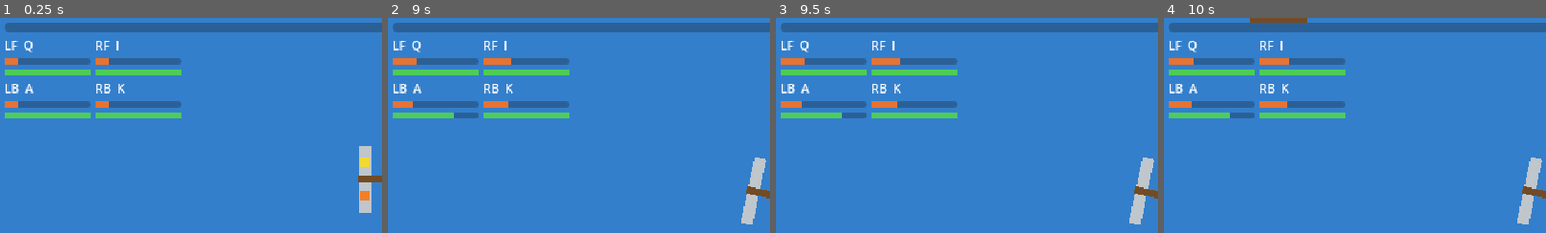
Above: before the commit, frames 1-4 (left to right).
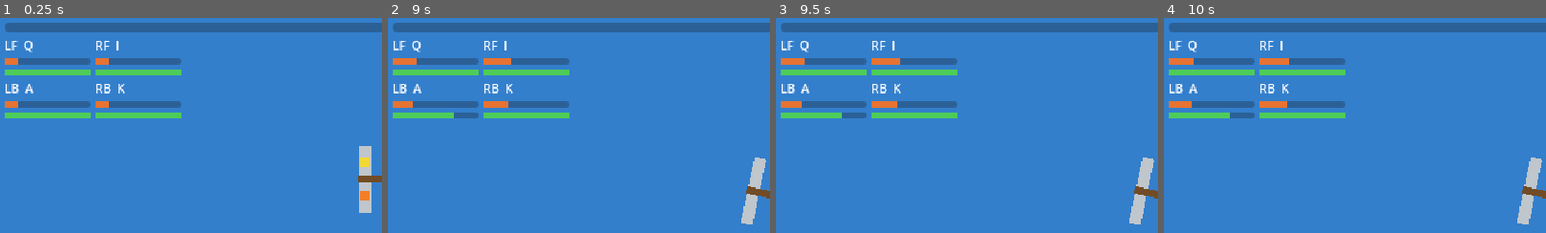
Above: after the commit, the same moments.

Repository: Freakling/PKSEI
Game: Godot game, scene res://scenes/main.tscn
The game is run twice, just before and just after one commit, with the same random seed, the same clock (stepped at 60 frames per second) and the same inputs.
Inputs:
- Up to frame 1 (0.25 s): no input
- Up to frame 2 (9 s): hold F6 (debug_beer_right) 0.53-1.28 s; hold A (stroke_left_back) 1.28-2.03 s; hold F6 (debug_beer_right) 2.03-3.53 s; tap Enter at 3.5, 8.75 s; hold F5 (debug_beer_left) 3.53-5.03 s; hold A (stroke_left_back) 5.03-5.78 s; hold F6 (debug_beer_right) 5.78-8.03 s; tap Space at 8 s; hold A (stroke_left_back) 8.03-8.78 s; hold F5 (debug_beer_left) from 8.78 s (still down)
- Up to frame 3 (9.5 s): keep holding F5 (debug_beer_left)
- Up to frame 4 (10 s): tap Space at 9.5 s; release F5 (debug_beer_left) at 9.53 s; hold F6 (debug_beer_right) from 9.53 s (still down)
The pictures show only the part of the screen within x 0-50%, y 0-50%; the shares and areas given below are measured in that part.

Frames 1-3 are identical in both runs. In frame 4, 0.3% of the frame differs, in the area x 22-38%, y 0-3%.

Commit message:
feat: hazard bands refill from the attempt's seed (T33)
plan_band(tuning, seed, band, generation) seeds each band from a hash
of the three, so plan() is generation 0 band by band and an emptied
band (all its hazards drifted past the shore) respawns at the next
generation, only while it is off-screen above the boat.

Co-Authored-By: Claude Fable 5.1 <noreply@anthropic.com>

Diff:
--- a/scripts/lake.gd
+++ b/scripts/lake.gd
@@ -9,10 +9,14 @@
 ## while his beer is loose; a floating guy bobs and is tinted. When the boat comes within
 ## BoatTuning.pickup_radius of a floating guy the lake calls RunState.pickup(); whenever the boat
 ## touches the shore it calls RunState.shore_touched(), and puts the boat back at its start when
-## RunState answers with a shore reset. The hazards (GDD › Systems › Hazards) are placed from
-## Hazards.plan() at RunState.lake_seed under the Hazards node, on start and again after each
-## shore reset (the seed stays, so the same lake comes back), each scene handed its HazardSpec.
-## No rules and no randomness live here.
+## RunState answers with a shore reset. The hazards (GDD › Systems › Hazards) are placed band by
+## band from Hazards.plan_band() at RunState.lake_seed under the Hazards node, on start and again
+## after each shore reset (the seed stays, so the same lake comes back), each scene handed its
+## HazardSpec. The lake counts each band's hazards still in the tree; once a band has lost them
+## all (a log frees itself past the shore line) it is refilled from the band's next generation,
+## but only while the band is off-screen up-screen of the boat, a whole view plus the camera's
+## lead above it, so a refill never pops into view. No rules and no randomness live here: the
+## plan, and what a band's next generation is, are Hazards'.
 
 const TUNING: LakeTuning = preload("res://data/lake_tuning.tres") as LakeTuning
 const GUY_SIZE: float = 4.0
@@ -25,6 +29,11 @@
 const BOB_PERIOD: float = 1.2
 ## Radius the island's placeholder polygon is drawn at; it is scaled to LakeTuning.island_radius.
 const ISLAND_ART_RADIUS: float = 60.0
+## The viewport's height in pixels (project settings, 640×360). An emptied band is refilled only
+## once its near edge is this plus BoatTuning.camera_lead up-screen of the boat: the camera sits
+## at the boat plus at most camera_lead of lead and sees half this above itself, so the band is
+## out of view with half a view to spare.
+const VIEW_HEIGHT: float = 360.0
 
 @onready var _boat: CharacterBody2D = $Catamaran
 @onready var _shore: StaticBody2D = $Shore
@@ -40,6 +49,10 @@
 ## One marker per seat in the water: a Node2D holding a "Guy" and a "Beer" square.
 var _markers: Dictionary[int, Node2D] = {}
 var _bob_clock: float = 0.0
+## Per band with hazards: the generation spawned last, and how many of its hazards are still in
+## the tree. A band that spawned nothing is not kept, so it is never refilled.
+var _generation: Dictionary[int, int] = {}
+var _alive: Dictionary[int, int] = {}
 
 
 func _ready() -> void:
@@ -63,6 +76,7 @@
 	var tuning: BoatTuning = RunState.paddling.tuning
 	for seat: int in RunState.rescue.within_reach(_boat.position, tuning.pickup_radius):
 		RunState.pickup(seat)
+	_refill_bands(tuning.camera_lead)
 	_show_swimmers(delta)
 
 
@@ -76,23 +90,59 @@
 	_spawn_hazards()
 
 
-## Replaces the hazards with this attempt's: the plan for RunState.lake_seed, each placement's
-## scene instanced under Hazards at its position with its spec. Debug builds print the seed, so
-## a lake can be had again.
+## Replaces the hazards with this attempt's as launched: every band at generation 0 of the plan
+## for RunState.lake_seed. The old ones leave the tree now, not at queue_free's deferred time,
+## so their tree_exited counts against the bands being dropped, not the new ones. Debug builds
+## print the seed, so a lake can be had again.
 func _spawn_hazards() -> void:
 	for child: Node in _hazards.get_children():
+		_hazards.remove_child(child)
 		child.queue_free()
-	var lake_seed: int = RunState.lake_seed
+	_generation.clear()
+	_alive.clear()
 	if OS.is_debug_build() or OS.has_feature("dev_tools"):
-		print("lake seed %d" % lake_seed)
-	for placement: Hazards.Placement in Hazards.plan(TUNING, lake_seed):
+		print("lake seed %d" % RunState.lake_seed)
+	for band: int in Hazards.band_count(TUNING):
+		_spawn_band(band, 0)
+
+
+## Spawns one band at one generation: each placement's scene instanced under Hazards at its
+## position with its spec, counted for the band until it leaves the tree. A band that spawns
+## nothing (no spec with a scene) is forgotten, so it is never refilled.
+func _spawn_band(band: int, generation: int) -> void:
+	_generation[band] = generation
+	_alive[band] = 0
+	for placement: Hazards.Placement in Hazards.plan_band(TUNING, RunState.lake_seed, band, generation):
 		var spec: HazardSpec = TUNING.hazards[placement.spec]
 		if spec.scene == null:
 			continue
 		var hazard: Node2D = spec.scene.instantiate() as Node2D
 		hazard.position = placement.position
 		hazard.set(&"spec", spec)
+		hazard.tree_exited.connect(_on_hazard_gone.bind(band))
 		_hazards.add_child(hazard)
+		_alive[band] += 1
+	if _alive[band] == 0:
+		_generation.erase(band)
+		_alive.erase(band)
+
+
+## A hazard left the tree (a log past the shore line frees itself): one fewer in its band.
+func _on_hazard_gone(band: int) -> void:
+	if _alive.has(band):
+		_alive[band] -= 1
+
+
+## Refills every band that has lost all its hazards from its next generation, once the band's
+## near edge is a whole view plus the camera's lead up-screen of the boat, so the refill is out
+## of view. A band still in view, or behind the boat, waits.
+func _refill_bands(camera_lead: float) -> void:
+	for band: int in _alive.keys():
+		if _alive[band] > 0:
+			continue
+		var near_y: float = -Hazards.near_edge(TUNING, band)
+		if _boat.position.y - near_y >= VIEW_HEIGHT + camera_lead:
+			_spawn_band(band, _generation[band] + 1)
 
 
 ## Whether the boat slid against the shore last frame.
--- a/scripts/systems/hazards.gd
+++ b/scripts/systems/hazards.gd
@@ -8,9 +8,15 @@
 ## (y = -(island_distance - island_radius)), split up-screen into bands of band_length pixels,
 ## the last one possibly shorter. Each band draws round(density_curve) hazards from
 ## tuning.hazards, in proportion to HazardSpec.weight among the specs whose first_band allows the
-## band, each at a position inside the band, all from one RandomNumberGenerator seeded with the
-## attempt's seed: the same seed and tuning always give the same lake. lake.gd instances the
-## placements under its Hazards node.
+## band, each at a position inside the band.
+##
+## The attempt's seed is the one truth. Each band is planned on its own
+## (plan_band(tuning, seed, band, generation)) from a RandomNumberGenerator seeded with
+## band_seed(): a hash of the seed, the band and the band's generation, so the same seed and
+## tuning always give the same lake, and a band whose hazards have all drifted past the shore can
+## be re-planned at the next generation without touching the others. plan() is the whole lake at
+## generation 0, band by band. lake.gd instances the placements under its Hazards node and
+## refills an emptied band from its next generation.
 ##
 ## The effects palette (GDD › Systems › Hazards, Effects) lives on RunState, which the boat and
 ## the guys answer to; a hazard scene calls beer_overboard(hull, at), shove(impulse),
@@ -47,6 +53,12 @@
 	return ceili(span(tuning) / tuning.band_length)
 
 
+## Distance from the shore line to a band's near edge (the one toward the shore): the launch
+## margin for the first band, a band_length further for each band after it.
+static func near_edge(tuning: LakeTuning, band: int) -> float:
+	return tuning.launch_margin + band * tuning.band_length
+
+
 ## Hazards a band draws: density_curve sampled at the band's place in the lake (0 the first
 ## band, 1 the island band), rounded, never negative.
 static func density(tuning: LakeTuning, band: int) -> int:
@@ -67,18 +79,37 @@
 	return specs
 
 
-## Every hazard of the lake for this seed, band by band from the launch margin.
+## The RNG seed a band's plan is drawn from: a hash of the attempt's seed, the band and its
+## generation (0 the lake as launched, one more each time the band is refilled), so each triple
+## has its own reproducible draw.
+static func band_seed(lake_seed: int, band: int, generation: int) -> int:
+	return hash("%d:%d:%d" % [lake_seed, band, generation])
+
+
+## Every hazard of the lake for this seed as launched: each band's generation 0, band by band
+## from the launch margin.
 static func plan(tuning: LakeTuning, lake_seed: int) -> Array[Placement]:
-	var rng: RandomNumberGenerator = RandomNumberGenerator.new()
-	rng.seed = lake_seed
 	var placements: Array[Placement] = []
 	for band: int in band_count(tuning):
-		var specs: Array[int] = allowed(tuning, band)
-		if specs.is_empty():
-			continue
-		for i: int in density(tuning, band):
-			var spec: int = draw(tuning, specs, rng)
-			placements.append(Placement.new(spec, band, place(tuning, band, rng)))
+		placements.append_array(plan_band(tuning, lake_seed, band, 0))
+	return placements
+
+
+## One band's hazards at one generation: its density's worth of weighted draws, each placed
+## inside the band, from an RNG seeded with band_seed(). Nothing for a band outside the planned
+## water, or one no spec may be drawn in.
+static func plan_band(tuning: LakeTuning, lake_seed: int, band: int, generation: int) -> Array[Placement]:
+	var placements: Array[Placement] = []
+	if band < 0 or band >= band_count(tuning):
+		return placements
+	var specs: Array[int] = allowed(tuning, band)
+	if specs.is_empty():
+		return placements
+	var rng: RandomNumberGenerator = RandomNumberGenerator.new()
+	rng.seed = band_seed(lake_seed, band, generation)
+	for i: int in density(tuning, band):
+		var spec: int = draw(tuning, specs, rng)
+		placements.append(Placement.new(spec, band, place(tuning, band, rng)))
 	return placements
 
 
@@ -100,6 +131,6 @@
 ## ending at the island's near edge.
 static func place(tuning: LakeTuning, band: int, rng: RandomNumberGenerator) -> Vector2:
 	var half: float = tuning.lake_width * 0.5
-	var near: float = tuning.launch_margin + band * tuning.band_length
+	var near: float = near_edge(tuning, band)
 	var far: float = minf(near + tuning.band_length, far_edge(tuning))
 	return Vector2(rng.randf_range(-half, half), -rng.randf_range(near, far))
--- a/tests/test_hazards.gd
+++ b/tests/test_hazards.gd
@@ -4,7 +4,9 @@
 ## the effects palette (beer overboard, shove, snag, stop, forced break, water aboard) exists as
 ## calls on RunState that the boat and the guys answer to (GDD › Systems › Hazards, Effects).
 ## Hazards are planned only between the launch margin and the island's near edge, and the seed
-## is drawn per attempt (new_attempt), not per shore reset.
+## is drawn per attempt (new_attempt), not per shore reset. T33: each band is planned on its own
+## from (seed, band, generation), so an emptied band refills from its next generation (plan() is
+## generation 0 band by band) and stays inside its band.
 
 const RunStateScript: GDScript = preload("res://scripts/autoload/run_state.gd")
 const TICK: float = 1.0 / 60.0
@@ -149,6 +151,69 @@
 				heavy += 1
 	var share: float = float(heavy) / float(total)
 	expect(share > 0.68 and share < 0.82, "weight 3 against 1 draws about three in four (got %.2f)" % share)
+
+
+func same_placements(a: Array[Hazards.Placement], b: Array[Hazards.Placement], what: String) -> void:
+	expect_eq(b.size(), a.size(), "%s: the same number of hazards" % what)
+	for i: int in mini(a.size(), b.size()):
+		expect_eq(b[i].spec, a[i].spec, "%s: hazard %d is the same kind" % [what, i])
+		expect_eq(b[i].band, a[i].band, "%s: hazard %d is in the same band" % [what, i])
+		expect_eq(b[i].position, a[i].position, "%s: hazard %d is in the same place" % [what, i])
+
+
+func test_a_band_plans_the_same_for_the_same_seed_band_and_generation() -> void:
+	for generation: int in 3:
+		var first: Array[Hazards.Placement] = Hazards.plan_band(tuning, 42, 1, generation)
+		expect_eq(first.size(), DENSITIES[1], "generation %d of band 1 draws its density" % generation)
+		same_placements(first, Hazards.plan_band(tuning, 42, 1, generation), "generation %d again" % generation)
+	expect_eq(Hazards.band_seed(42, 1, 2), Hazards.band_seed(42, 1, 2), "the band's seed is a function of the three")
+	expect_ne(Hazards.band_seed(42, 1, 2), Hazards.band_seed(43, 1, 2), "another lake seed, another band seed")
+	expect_ne(Hazards.band_seed(42, 1, 2), Hazards.band_seed(42, 2, 2), "another band, another band seed")
+	expect_ne(Hazards.band_seed(42, 1, 2), Hazards.band_seed(42, 1, 3), "another generation, another band seed")
+
+
+func test_a_bands_next_generation_is_another_draw() -> void:
+	var differs: int = 0
+	for lake_seed: int in 10:
+		var launched: Array[Hazards.Placement] = Hazards.plan_band(tuning, lake_seed, 1, 0)
+		var refilled: Array[Hazards.Placement] = Hazards.plan_band(tuning, lake_seed, 1, 1)
+		expect_eq(refilled.size(), launched.size(), "seed %d: a refill has the band's density again" % lake_seed)
+		for i: int in mini(launched.size(), refilled.size()):
+			if refilled[i].position != launched[i].position:
+				differs += 1
+	expect(differs > 0, "the refilled band is not the launched one again")
+	expect_ne(Hazards.plan_band(tuning, 5, 3, 1)[0].position, Hazards.plan_band(tuning, 5, 3, 2)[0].position, "and the generation after differs too")
+
+
+func test_the_lake_as_launched_is_each_bands_generation_zero_band_by_band() -> void:
+	var whole: Array[Hazards.Placement] = Hazards.plan(tuning, 42)
+	var by_band: Array[Hazards.Placement] = []
+	for band: int in Hazards.band_count(tuning):
+		by_band.append_array(Hazards.plan_band(tuning, 42, band, 0))
+	expect_eq(whole.size(), 11, "the whole lake")
+	same_placements(whole, by_band, "band by band")
+	var other_band: Array[Hazards.Placement] = Hazards.plan_band(tuning, 42, 2, 0)
+	expect_ne(other_band[0].position, by_band[1].position, "each band has its own draw, not a shared stream")
+
+
+func test_a_refilled_band_stays_inside_its_band_and_draws_what_the_band_allows() -> void:
+	for lake_seed: int in 10:
+		for band: int in DENSITIES.size():
+			for generation: int in 4:
+				var placements: Array[Hazards.Placement] = Hazards.plan_band(tuning, lake_seed, band, generation)
+				expect_eq(placements.size(), DENSITIES[band], "seed %d band %d generation %d: the band's density" % [lake_seed, band, generation])
+				var near: float = -Hazards.near_edge(tuning, band)
+				var far: float = -minf(MARGIN + (band + 1) * BAND, FAR_EDGE)
+				for placement: Hazards.Placement in placements:
+					expect_eq(placement.band, band, "seed %d: placed in the band asked for" % lake_seed)
+					expect(placement.position.y <= near and placement.position.y >= far, "seed %d band %d generation %d: inside the band" % [lake_seed, band, generation])
+					expect(absf(placement.position.x) <= WIDTH * 0.5, "seed %d: within the lake's width" % lake_seed)
+					expect(Hazards.allowed(tuning, band).has(placement.spec), "seed %d band %d: a kind the band allows" % [lake_seed, band])
+	expect_near(Hazards.near_edge(tuning, 0), MARGIN, 0.0001, "the first band starts at the launch margin")
+	expect_near(Hazards.near_edge(tuning, 3), MARGIN + 3.0 * BAND, 0.0001, "three bands further for band 3")
+	expect_eq(Hazards.plan_band(tuning, 1, 5, 0).size(), 0, "a band past the island plans nothing")
+	expect_eq(Hazards.plan_band(tuning, 1, -1, 0).size(), 0, "nor one before the shore")
+	expect_eq(Hazards.plan_band(tuning, 1, 0, 7).size(), DENSITIES[0], "the first band refills like any other")
 
 
 # --- effects ------------------------------------------------------------------------------------
Not shown, changed: AGENTS.md
Not shown, changed: TASKS.md
